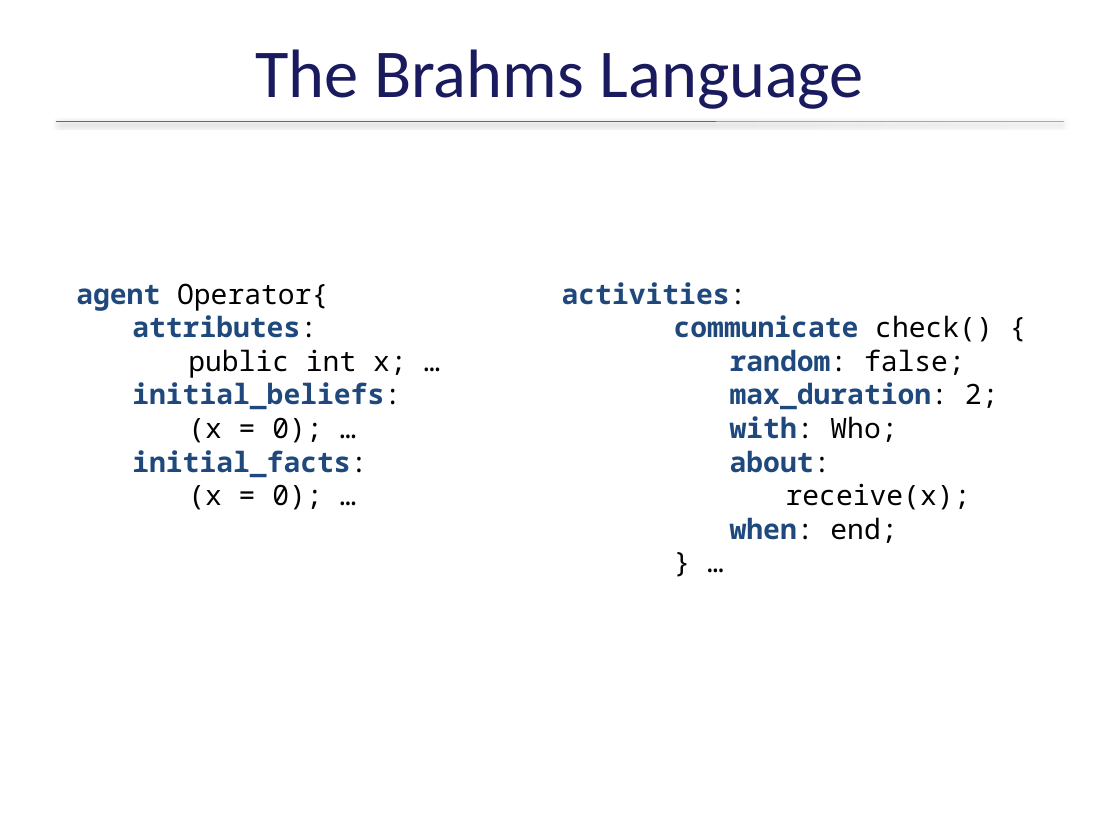
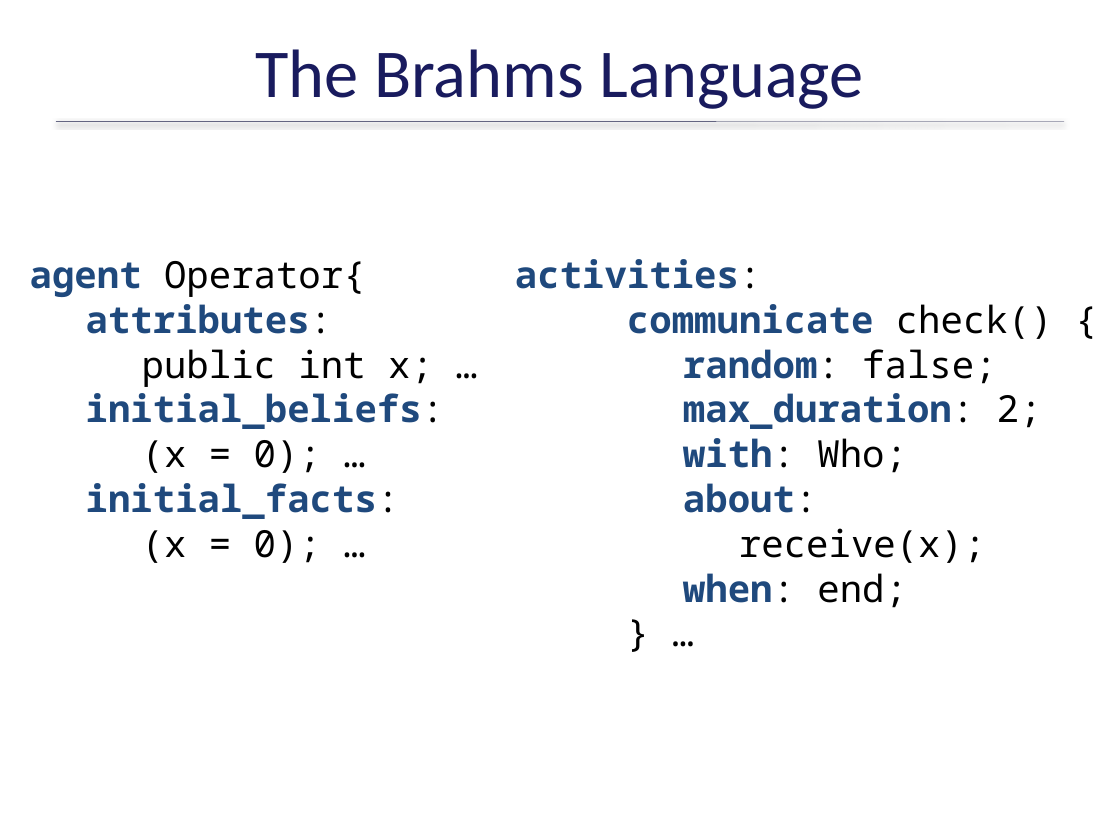
Before and after one commit to ericmercer/workload, a slide deck: slide 38 of publications_and_presentations/BYU13-03-Operator-Workload-Feb-2015.pptx. Drawn at 1120x840 pixels with LibreOffice and Linux fonts; fonts in the diff are those of the drawing; background and template pictures are left out. Boxes give left, top, right and bottom in pixels: in the first picture for what was removed or moved away, otherwise in the second. Text is boxed around its words. In the diff, an @@ line names an element or a change of style, - is before the commit and + after.

```diff
--- a/publications_and_presentations/BYU13-03-Operator-Workload-Feb-2015.pptx
+++ b/publications_and_presentations/BYU13-03-Operator-Workload-Feb-2015.pptx
@@ text "agent Operator{" at (30,261,444,563): size 18 to 24 pt @@
@@ text "agent Operator{": place and size @@
-text "agent Operator{" at (76,283,407,510)
+text "agent Operator{" at (30,261,444,563)
@@ text "activities:": place and size @@
-text "activities:" at (562,282,999,543)
+text "activities:" at (515,259,1053,608)
@@ text "activities:" at (515,259,1053,608): size 18 to 24 pt @@
```
Also in this commit, not shown: 8 other slides changed, 3 slides added, 1 slide removed, 16 other files.
